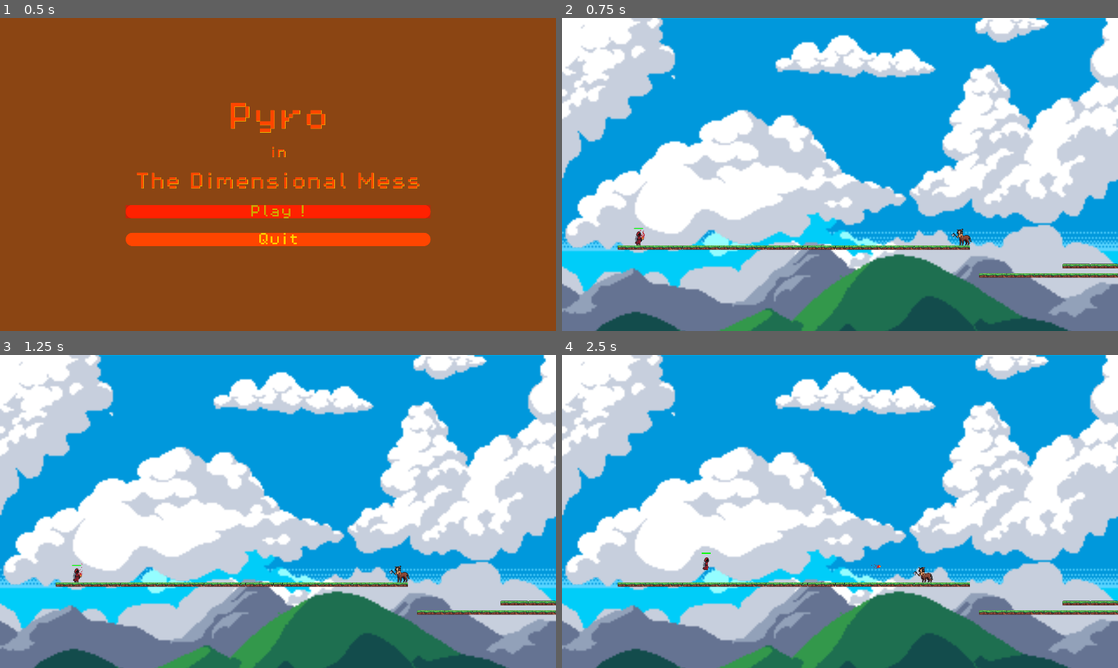
Above: before the commit, frames 1-4 (two rows, left to right).
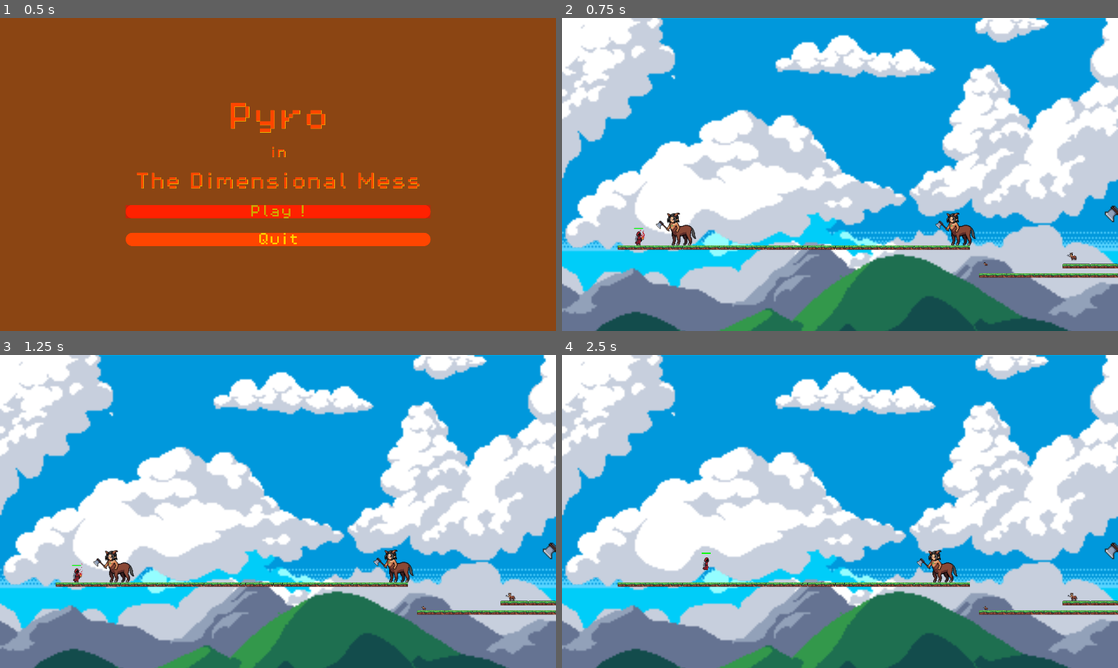
Above: after the commit, the same moments.

Repository: Ezveus/pyro_dimensional_mess
Game: Godot game, scene res://Scenes/Screens/StartScreen/start_screen.tscn
Two runs of this game, one before a commit and one after it. Both use one fixed random seed, a clock stepped at 60 frames per second and the inputs below.
Inputs:
- Up to frame 1 (0.5 s): no input
- Up to frame 2 (0.75 s): click "Play !" at 0.5 s
- Up to frame 3 (1.25 s): no input
- Up to frame 4 (2.5 s): hold Right (move_right) from 1.28 s (still down); tap Shift (cast) at 1.35, 2.3 s; tap Space (jump) at 1.52, 1.55, 1.82, 2.1, 2.27 s

Frame 1 is identical in both runs. In frame 2, 0.8% of the frame differs, in the area x 16-100%, y 59-80%; in frame 3, 0.8%; in frame 4, 0.6%.

Commit message:
system: Decorelate physical collision layers and hurtboxes
- Add size system

Diff:
--- a/Scenes/Characters/Centaur/centaur.gd
+++ b/Scenes/Characters/Centaur/centaur.gd
@@ -5,7 +5,9 @@
 @onready var ray_cast_left: RayCast2D = $RayCastLeft
 
 func update_state():
-	if is_on_floor():
+	if can_attack && hurt_box.get_overlapping_areas().size() > 0:
+		state = State.ATTACKING
+	elif is_on_floor():
 		scan_for_enemies()
 	else:
 		state = State.FALLING
@@ -24,7 +26,6 @@
 func _on_dead():
 	call_deferred("queue_free")
 
-
 func _on_hurting():
 	if state == State.HURTING:
 		health -= 1
--- a/Scenes/Characters/Centaur/centaur.tscn
+++ b/Scenes/Characters/Centaur/centaur.tscn
@@ -1,7 +1,8 @@
-[gd_scene load_steps=5 format=3 uid="uid://byiern4m1i4kd"]
+[gd_scene load_steps=6 format=3 uid="uid://byiern4m1i4kd"]
 
 [ext_resource type="Script" path="res://Scenes/Characters/Centaur/centaur.gd" id="1_4rsg5"]
 [ext_resource type="SpriteFrames" uid="uid://cn78qrst8ab7y" path="res://Scenes/Characters/Centaur/centaur.tres" id="2_2c4iq"]
+[ext_resource type="Script" path="res://Scenes/Utils/Mob/hurtbox.gd" id="3_g1wts"]
 
 [sub_resource type="RectangleShape2D" id="RectangleShape2D_jix4n"]
 size = Vector2(46, 52)
@@ -11,7 +12,7 @@
 
 [node name="Centaur" type="CharacterBody2D"]
 collision_layer = 2
-collision_mask = 12
+collision_mask = 8
 script = ExtResource("1_4rsg5")
 
 [node name="RayCastLeft" type="RayCast2D" parent="."]
@@ -30,12 +31,15 @@
 
 [node name="Hurtbox" type="Area2D" parent="."]
 collision_layer = 16
-collision_mask = 0
+collision_mask = 4
+script = ExtResource("3_g1wts")
 
 [node name="CollisionShape2D" type="CollisionShape2D" parent="Hurtbox"]
 position = Vector2(3.5, 19)
 shape = SubResource("RectangleShape2D_wsbql")
 debug_color = Color(0.902881, 0.244467, 0.481905, 0.42)
 
+[node name="AttackCooldownTimer" type="Timer" parent="."]
+
 [connection signal="dead" from="." to="." method="_on_dead"]
 [connection signal="hurting" from="." to="." method="_on_hurting"]
--- a/Scenes/Characters/Pyromancer/fireball.gd
+++ b/Scenes/Characters/Pyromancer/fireball.gd
@@ -14,7 +14,7 @@
 	if traveled_distance > RANGE:
 		queue_free()
 
-func _on_body_entered(body):
+func _on_area_entered(area):
 	queue_free()
-	if body.has_method('hurt'):
-		body.hurt()
+	if area.has_method('hurt'):
+		area.hurt()
--- a/Scenes/Characters/Pyromancer/fireball.tscn
+++ b/Scenes/Characters/Pyromancer/fireball.tscn
@@ -45,7 +45,7 @@
 [node name="Fireball" type="Area2D"]
 z_index = 1
 collision_layer = 32
-collision_mask = 2
+collision_mask = 16
 script = ExtResource("1_dbpfw")
 
 [node name="AnimatedSprite2D" type="AnimatedSprite2D" parent="."]
@@ -58,4 +58,4 @@
 position = Vector2(10, 1)
 shape = SubResource("CircleShape2D_st6al")
 
-[connection signal="body_entered" from="." to="." method="_on_body_entered"]
+[connection signal="area_entered" from="." to="." method="_on_area_entered"]
--- a/Scenes/Characters/Pyromancer/pyromancer.gd
+++ b/Scenes/Characters/Pyromancer/pyromancer.gd
@@ -4,13 +4,12 @@
 const FIREBALL = preload('res://Scenes/Characters/Pyromancer/fireball.tscn')
 
 @onready var recovery_timer: Timer = $RecoveryTimer
-@onready var cast_cooldown_timer: Timer = $CastCooldownTimer
 @onready var health_bar: ProgressBar = $HealthBar
 @onready var casting_point: Marker2D = $CastingPoint
 
-var can_cast = true
+func _ready():
+	super()
 
-func _ready():
 	jump_velocity = -300
 	health = 3
 	health_bar.max_value = health
@@ -23,10 +22,9 @@
 
 	var direction = Input.get_axis("move_left", "move_right")
 
-	if can_cast && Input.is_action_just_pressed("cast"):
+	if can_attack && Input.is_action_just_pressed("cast"):
 		state = State.ATTACKING
 	elif is_on_floor():
-		# Handle jump.
 		if Input.is_action_just_pressed("jump"):
 			state = State.JUMPING
 		elif direction > 0:
@@ -35,7 +33,7 @@
 		elif direction < 0:
 			animated_sprite.flip_h = true
 			state = State.RUNNING
-		elif can_be_hurt && hurt_box.get_overlapping_bodies().size() > 0:
+		elif can_be_hurt && hurt_box.get_overlapping_areas().size() > 0:
 			state = State.HURTING
 		else:
 			state = State.IDLE
@@ -62,25 +60,9 @@
 func _on_recovery_timer_timeout():
 	can_be_hurt = true
 
-func _on_cast_cooldown_timer_timeout():
-	can_cast = true
-
-func _on_hurtbox_body_entered(_body):
-	state = State.HURTING
-
-func attack():
-	if can_cast:
-		can_cast = false
-		state = State.ATTACKING
-		animated_sprite.play("attack")
-		print("[%s] attack: Current state: %s" % [name, state_as_string()])
-		cast()
-
-func cast():
+func do_attack():
 	var fireball = FIREBALL.instantiate()
 
-	print("[%s] cast[0]: Current state: %s" % [name, state_as_string()])
 	fireball.position = casting_point.position
 	casting_point.add_child(fireball)
-	cast_cooldown_timer.start()
-	print("[%s] cast[1]: Current state: %s" % [name, state_as_string()])
+	attack_cooldown_timer.start()
--- a/Scenes/Characters/Pyromancer/pyromancer.tscn
+++ b/Scenes/Characters/Pyromancer/pyromancer.tscn
@@ -7,6 +7,7 @@
 [ext_resource type="Texture2D" uid="uid://bv4jxp3qcoqnt" path="res://Assets/Graphics/Pyromancer/HURT.png" id="4_6gdol"]
 [ext_resource type="Texture2D" uid="uid://6grmwbd5a3nl" path="res://Assets/Graphics/Pyromancer/WALK.png" id="6_0ddwy"]
 [ext_resource type="Script" path="res://Scenes/Characters/Pyromancer/HealthBar.gd" id="7_jmje5"]
+[ext_resource type="Script" path="res://Scenes/Utils/Mob/hurtbox.gd" id="7_o617v"]
 
 [sub_resource type="AtlasTexture" id="AtlasTexture_mjnnb"]
 atlas = ExtResource("2_opnwc")
@@ -255,10 +256,10 @@
 size = Vector2(25, 49)
 
 [sub_resource type="RectangleShape2D" id="RectangleShape2D_2rmd3"]
-size = Vector2(32, 56)
+size = Vector2(32, 55)
 
 [node name="Pyromancer" type="CharacterBody2D"]
-collision_mask = 9
+collision_mask = 8
 script = ExtResource("1_jtlxj")
 
 [node name="AnimatedSprite2D" type="AnimatedSprite2D" parent="."]
@@ -273,16 +274,17 @@
 
 [node name="Hurtbox" type="Area2D" parent="."]
 collision_layer = 4
-collision_mask = 2
+collision_mask = 16
+script = ExtResource("7_o617v")
 
 [node name="CollisionShape2D" type="CollisionShape2D" parent="Hurtbox"]
-position = Vector2(-1, 8)
+position = Vector2(-1, 8.5)
 shape = SubResource("RectangleShape2D_2rmd3")
 debug_color = Color(0.902881, 0.244467, 0.481905, 0.42)
 
 [node name="RecoveryTimer" type="Timer" parent="."]
 
-[node name="CastCooldownTimer" type="Timer" parent="."]
+[node name="AttackCooldownTimer" type="Timer" parent="."]
 
 [node name="HealthBar" type="ProgressBar" parent="."]
 offset_left = -16.0
@@ -299,7 +301,5 @@
 position = Vector2(19, 10)
 
 [connection signal="hurting" from="." to="." method="_on_hurting"]
-[connection signal="body_entered" from="Hurtbox" to="." method="_on_hurtbox_body_entered"]
 [connection signal="timeout" from="RecoveryTimer" to="." method="_on_recovery_timer_timeout"]
-[connection signal="timeout" from="CastCooldownTimer" to="." method="_on_cast_cooldown_timer_timeout"]
 [connection signal="value_changed" from="HealthBar" to="HealthBar" method="_on_value_changed"]
--- a/Scenes/Levels/level_1/level_1.tscn
+++ b/Scenes/Levels/level_1/level_1.tscn
@@ -772,6 +772,7 @@
 
 [node name="Pyromancer" parent="." instance=ExtResource("5_l7frl")]
 position = Vector2(265, 1473)
+debug = true
 
 [node name="Camera2D" type="Camera2D" parent="Pyromancer"]
 offset = Vector2(2.08165e-12, 2.08165e-12)
@@ -790,5 +791,22 @@
 
 [node name="Centaur" parent="." instance=ExtResource("10_x45yo")]
 position = Vector2(1382, 1459)
+size_level = 3
+
+[node name="Centaur2" parent="." instance=ExtResource("10_x45yo")]
+position = Vector2(2008, 1406)
+size_level = 4
+
+[node name="Centaur3" parent="." instance=ExtResource("10_x45yo")]
+position = Vector2(1764, 1521)
+size_level = 1
+
+[node name="Centaur4" parent="." instance=ExtResource("10_x45yo")]
+position = Vector2(1463, 1552)
+size_level = 0
+
+[node name="Centaur5" parent="." instance=ExtResource("10_x45yo")]
+position = Vector2(387, 1458)
+size_level = 3
 
 [connection signal="dead" from="Pyromancer" to="." method="_on_pyromancer_dead"]
--- /dev/null
+++ b/Scenes/Utils/Mob/hurtbox.gd
@@ -0,0 +1,4 @@
+extends Area2D
+
+func hurt():
+	get_parent().hurt()
--- a/Scenes/Utils/Mob/mob.gd
+++ b/Scenes/Utils/Mob/mob.gd
@@ -1,17 +1,32 @@
 extends CharacterBody2D
 
+class_name Mob
+
 enum State {
-	IDLE = 0,
-	RUNNING = 1,
-	JUMPING = 2,
-	FALLING = 3,
-	ATTACKING = 4,
-	HURTING = 5,
-	DYING = 6
+	IDLE,
+	RUNNING,
+	JUMPING,
+	FALLING,
+	ATTACKING,
+	HURTING,
+	DYING
+}
+
+enum SizeLevel {
+	XS,
+	S,
+	M,
+	L,
+	XL
 }
 
 @onready var animated_sprite: AnimatedSprite2D = $AnimatedSprite2D
 @onready var hurt_box: Area2D = $Hurtbox
+@onready var attack_cooldown_timer: Timer = $AttackCooldownTimer
+
+@export var size_level: SizeLevel = SizeLevel.M
+
+@export var debug = false
 
 var state: State = State.IDLE
 var health: int = 1
@@ -19,18 +34,31 @@
 var damage_rate: int = 10
 var gravity = ProjectSettings.get_setting("physics/2d/default_gravity")
 var can_be_hurt = true
+var can_attack = true
 
 signal hurting
 signal dead
 
+func _ready():
+	hurt_box.area_entered.connect(_on_hurtbox_area_entered)
+	attack_cooldown_timer.timeout.connect(_on_attack_cooldown_timer_timeout)
+	scale.x = size()
+	scale.y = size()
+
 func _physics_process(delta):
-	print("[%s] _physics_process[0]: Current state: %s" % [name, state_as_string()])
+	debug_message("_physics_process[0]: Current state: %s" % state_as_string())
 	check_state(delta)
-	print("[%s] _physics_process[1]: Current state: %s" % [name, state_as_string()])
+	debug_message("_physics_process[1]: Current state: %s" % state_as_string())
 	update_state()
-	print("[%s] _physics_process[2]: Current state: %s" % [name, state_as_string()])
+	debug_message("_physics_process[2]: Current state: %s" % state_as_string())
 
-func state_as_string():
+func debug_message(message):
+	if !debug:
+		return
+
+	print("[%s] %s" % [name, message])
+
+func state_as_string() -> String:
 	match state:
 		State.IDLE:
 			return 'IDLE'
@@ -48,6 +76,36 @@
 			return 'DYING'
 		_:
 			return ''
+
+func size_level_as_string() -> String:
+	match size_level:
+		SizeLevel.XS:
+			return 'XS'
+		SizeLevel.S:
+			return 'S'
+		SizeLevel.M:
+			return 'M'
+		SizeLevel.L:
+			return 'L'
+		SizeLevel.XL:
+			return 'XL'
+		_:
+			return 'M'
+
+func size() -> float:
+	match size_level:
+		SizeLevel.XS:
+			return 0.25
+		SizeLevel.S:
+			return 0.5
+		SizeLevel.M:
+			return 1
+		SizeLevel.L:
+			return 2
+		SizeLevel.XL:
+			return 4
+		_:
+			return 1
 
 func update_state():
 	pass
@@ -69,7 +127,7 @@
 		State.DYING:
 			die()
 		_:
-			print("[%s] check_state: Unknown state: %d" % [name, state])
+			debug_message("check_state: Unknown state: %d" % state)
 
 func idle():
 	state = State.IDLE
@@ -94,19 +152,28 @@
 	move_and_slide()
 
 func attack():
-	state = State.ATTACKING
-	animated_sprite.play("attack")
+	if can_attack:
+		can_attack = false
+		state = State.ATTACKING
+		animated_sprite.play("attack")
+		do_attack()
+
+func do_attack():
+	attack_cooldown_timer.start()
 
 func hurt():
 	if can_be_hurt:
 		state = State.HURTING
 		animated_sprite.play('hurt')
-		for ennemy in hurt_box.get_overlapping_bodies():
-			if ennemy.has_method('attack'):
-				ennemy.attack()
 		hurting.emit()
 
 func die():
 	state = State.DYING
 	animated_sprite.play('death')
 	dead.emit()
+
+func _on_hurtbox_area_entered(_body):
+	state = State.HURTING
+
+func _on_attack_cooldown_timer_timeout():
+	can_attack = true
--- a/project.godot
+++ b/project.godot
@@ -57,3 +57,12 @@
 "events": [Object(InputEventKey,"resource_local_to_scene":false,"resource_name":"","device":-1,"window_id":0,"alt_press …(182 unchanged characters)…
 ]
 }
+
+[layer_names]
+
+2d_physics/layer_1="Player"
+2d_physics/layer_2="Enemy"
+2d_physics/layer_3="PlayerHurtbox"
+2d_physics/layer_4="Environment"
+2d_physics/layer_5="EnemyHurtbox"
+2d_physics/layer_6="Projectile"
Not shown: 1 places in Scenes/Characters/Pyromancer/pyromancer.tscn that only renumber resources
